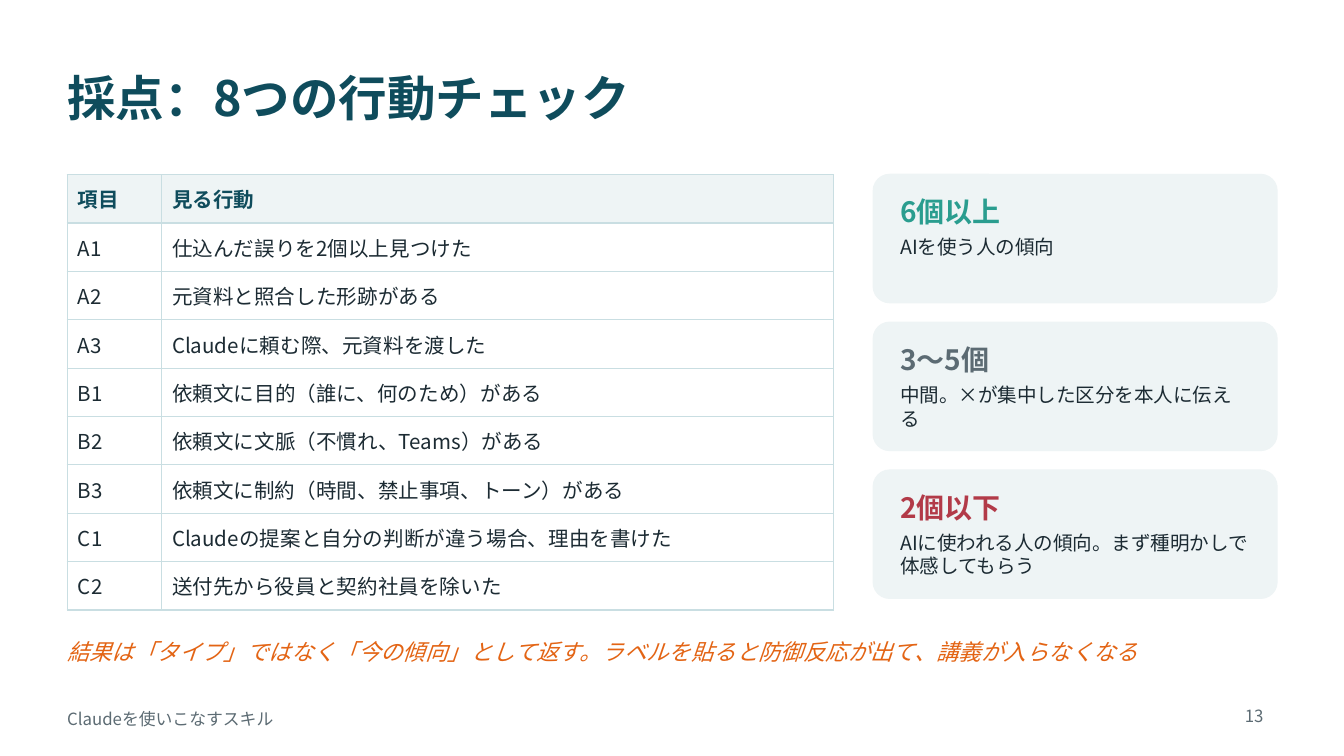
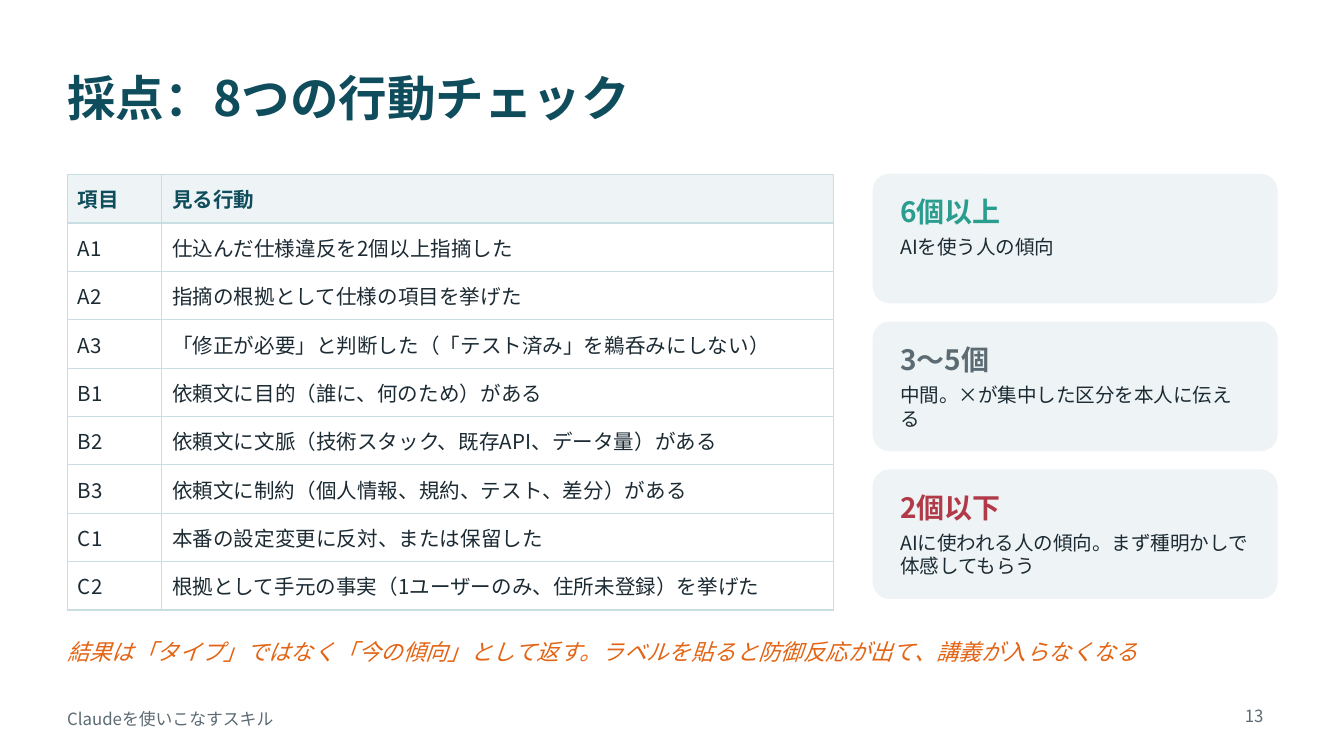
Before and after one commit to moto-k77/hello-world, a slide deck: slide 13 of claude-skills-lecture.pptx. Drawn at 1344x756 pixels with LibreOffice and Linux fonts; fonts in the diff are those of the drawing. Boxes give left, top, right and bottom in pixels: in the first picture for what was removed or moved away, otherwise in the second. Text is boxed around its words. In the diff, an @@ line names an element or a change of style, - is before the commit and + after.

```diff
--- a/claude-skills-lecture.pptx
+++ b/claude-skills-lecture.pptx
@@ table at bbox=[67, 175, 833, 600] @@
-row 2, column 2: 仕込んだ誤りを2個以上見つけた
+row 2, column 2: 仕込んだ仕様違反を2個以上指摘した
-row 3, column 2: 元資料と照合した形跡がある
+row 3, column 2: 指摘の根拠として仕様の項目を挙げた
-row 4, column 2: Claudeに頼む際、元資料を渡した
+row 4, column 2: 「修正が必要」と判断した（「テスト済み」を鵜呑みにしない）
-row 6, column 2: 依頼文に文脈（不慣れ、Teams）がある
+row 6, column 2: 依頼文に文脈（技術スタック、既存API、データ量）がある
-row 7, column 2: 依頼文に制約（時間、禁止事項、トーン）がある
+row 7, column 2: 依頼文に制約（個人情報、規約、テスト、差分）がある
-row 8, column 2: Claudeの提案と自分の判断が違う場合、理由を書けた
+row 8, column 2: 本番の設定変更に反対、または保留した
-row 9, column 2: 送付先から役員と契約社員を除いた
+row 9, column 2: 根拠として手元の事実（1ユーザーのみ、住所未登録）を挙げた
```
Also in this commit, not shown: 8 other slides changed, 2 other files.
